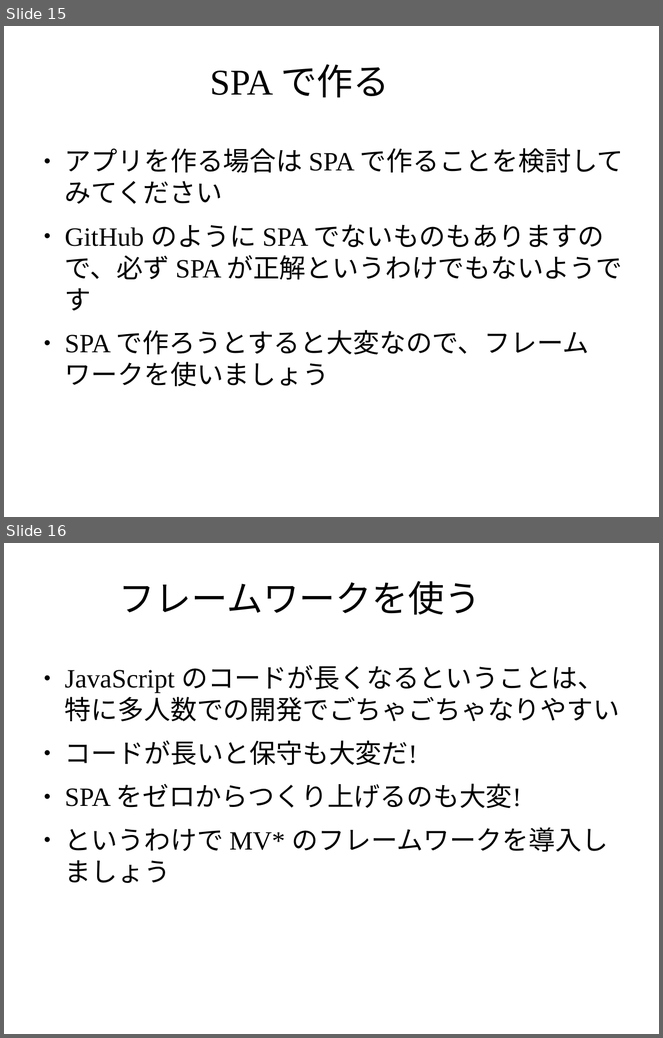
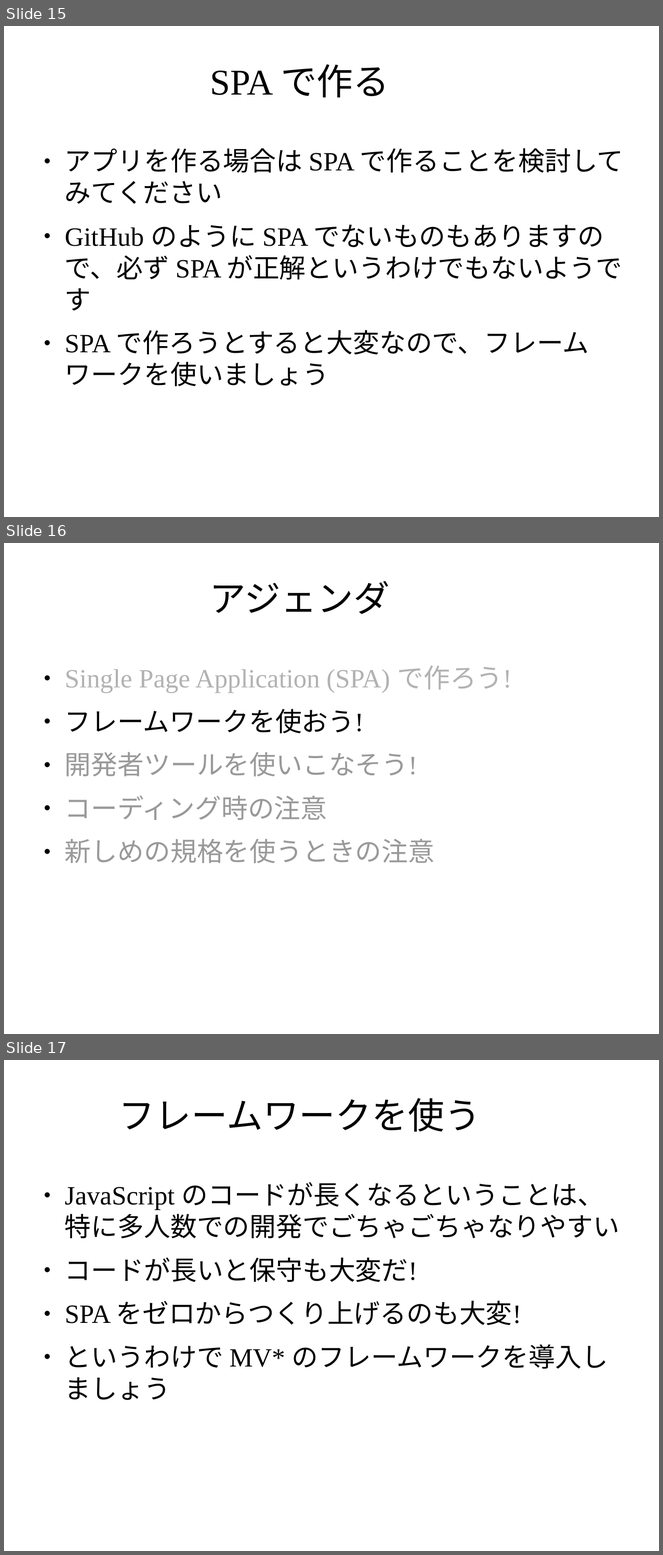
Before and after one commit to masakura/slides, a slide deck: html5jk#1/slide2.odp. Shown one above the other, each under a label of ours: slides 15 and 16 before the commit, slides 15, 16 and 17 after it. The pictures are 663x1038 and 663x1555 pixels, drawn with LibreOffice and Linux fonts; fonts in the diff are those of the drawing; background and template pictures are left out. Boxes give left, top, right and bottom in pixels: in the first picture for what was removed or moved away, otherwise in the second. Text is boxed around its words. In the diff, an @@ line names an element or a change of style, - is before the commit and + after.

Commit message:
MV* フレームワーク選別をわかりやすく書き換え

```diff
--- a/html5jk#1/slide2.odp
+++ b/html5jk#1/slide2.odp
@@ slide 16 added at (4,543,659,1034), background picture (left out) @@
@@ title added at (210,581,390,614), 44 pt, text #000000 @@
+アジェンダ
@@ text added at (65,666,512,863), 32 pt, text #999999 @@
+● Single Page Application (SPA) で作ろう!
+● フレームワークを使おう!
+● 開発者ツールを使いこなそう!
+● コーディング時の注意
+● 新しめの規格を使うときの注意
@@ what was slide 16 is now slide 17 @@
```
Also in this commit, not shown: 2 slides changed, 1 other slide added.
